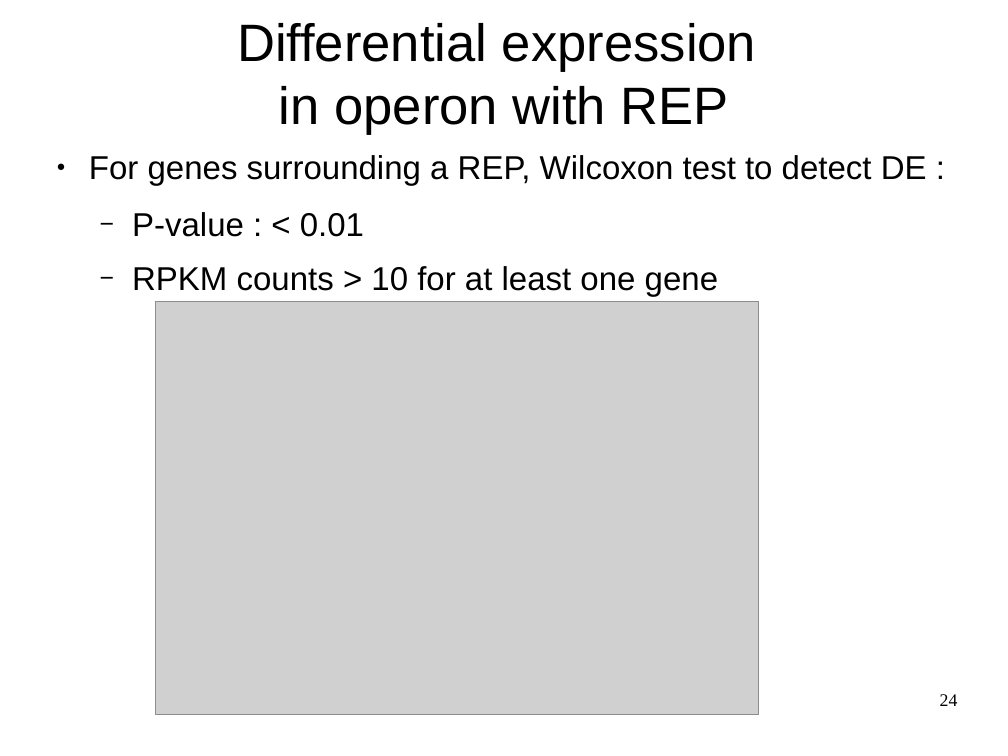
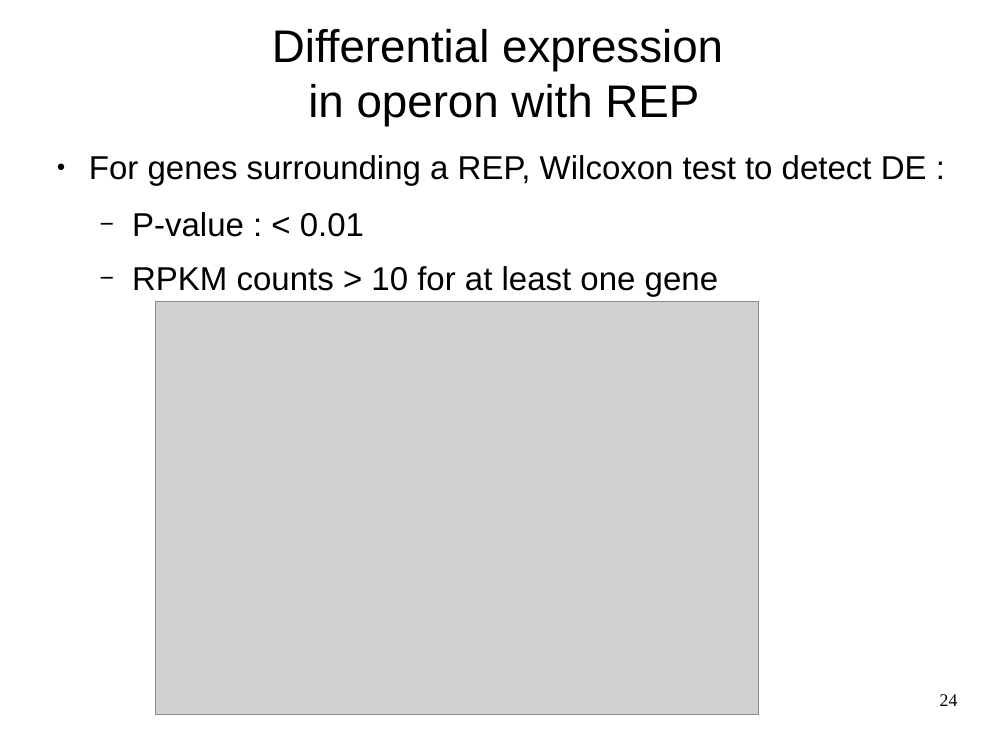
Before and after one commit to mesmeraf/stage_M2, a slide deck: slide 24 of presentation.odp. Drawn at 1008x756 pixels with LibreOffice and Linux fonts; fonts in the diff are those of the drawing; grey boxes stand for pictures; background and template pictures are left out. Boxes give left, top, right and bottom in pixels: in the first picture for what was removed or moved away, otherwise in the second. Text is boxed around its words. In the diff, an @@ line names an element or a change of style, - is before the commit and + after.

```diff
--- a/presentation.odp
+++ b/presentation.odp
@@ title "Differential expression in operon with ...": place and size @@
-title "Differential expression in operon with ..." at [237, 23, 756, 135]
+title "Differential expression in operon with ..." at [272, 29, 723, 126]
@@ title "Differential expression in operon with ..." at [272, 29, 723, 126]: size 41.4 to 36 pt @@
```
Also in this commit, not shown: 24 other slides changed, 5 slides added.
